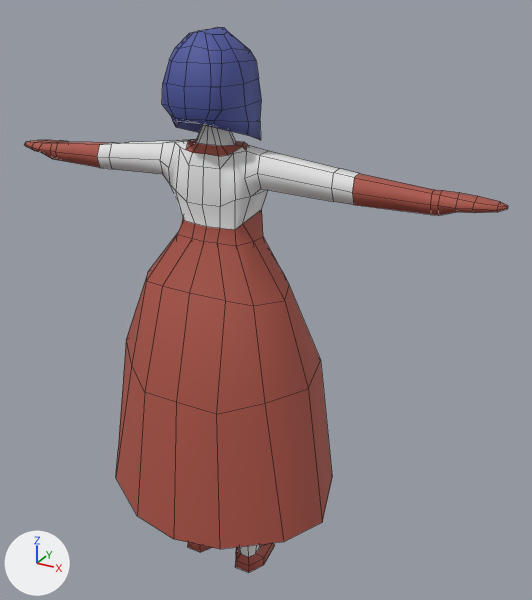
The FBX model Assets/Models/dancer1.fbx, before and after one commit.
One viewpoint serves both versions: a 50 mm camera at (12.59, -19.37, 21.25) aimed at (1.14, 1.45, 10.84). The axes (+X, +Y, +Z) are drawn at lower left. The lights are the same throughout. Mesh edges are drawn as thin lines.

In view in the first picture: 'Body'.
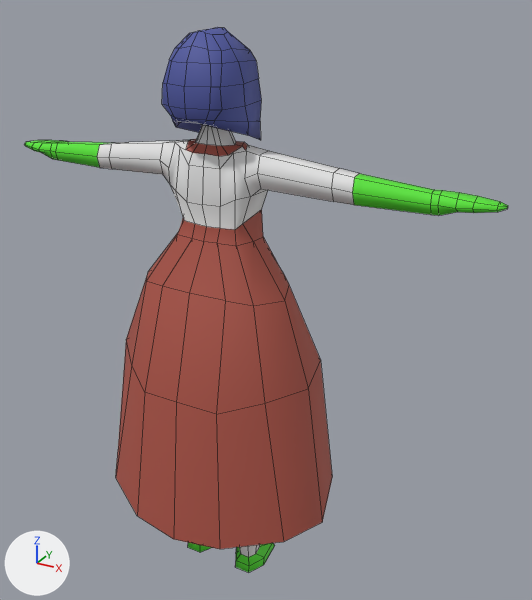
What the commit changed:
Material 'Material' (mat_material) is new.
Its base color is (0.0945, 0.8, 0.0317) (green #57e732).
Its roughness is 0.69.
me_mesh has 444 vertices, 432 faces and spans x -9.0..9.0, y -3.2..4.0, z -3.2..16.5.
me_mesh is used by ob_body; location (0.0, 0.0, 3.34).
me_mesh part 1: all 37 faces centred in x -9.0..-5.7, y 0.3..1.4, z 11.7..12.5 switch from mat_material_001 (red #ad5447) to mat_material (green #57e732).
me_mesh part 2: all 37 faces centred in x 5.7..9.0, y 0.3..1.4, z 11.7..12.5 switch from mat_material_001 (red #ad5447) to mat_material (green #57e732).
me_mesh part 3: all 30 faces centred in x -1.7..1.7, y -0.4..1.4, z -3.2..-2.8 switch from mat_material_001 (red #ad5447) to mat_material (green #57e732).

What differs and where, as boxes [x1, y1, x2, y2] in the pictures (532 x 600 px):
part 1 of me_mesh, recoloured
    both: [24, 140, 109, 168]
part 2 of me_mesh, recoloured
    both: [352, 174, 508, 216]
part 3 of me_mesh, recoloured
    both: [188, 543, 275, 572]
